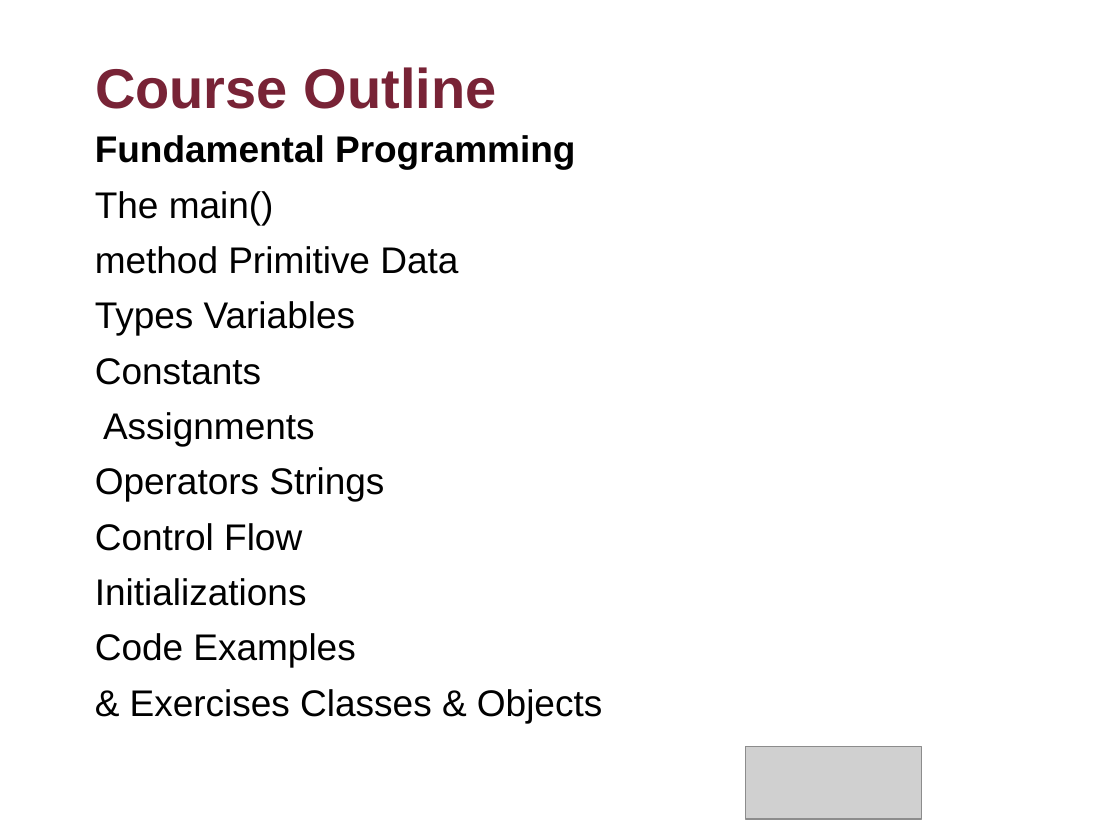
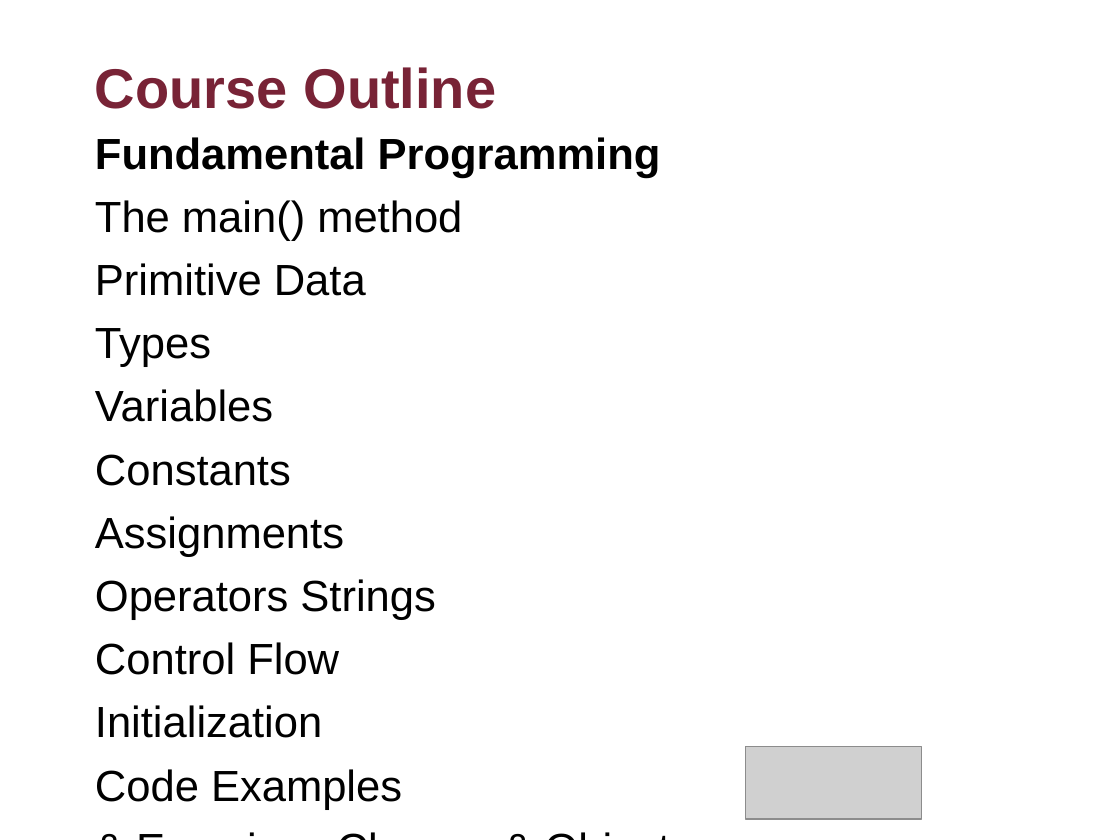
Before and after one commit to flyworker/java-workshop, a slide deck: slide 8 of Java Workshop-Concordia.ppt. Drawn at 1120x840 pixels with LibreOffice and Linux fonts; fonts in the diff are those of the drawing; grey boxes stand for pictures; background and template pictures are left out. Boxes give left, top, right and bottom in pixels: in the first picture for what was removed or moved away, otherwise in the second. Text is boxed around its words. In the diff, an @@ line names an element or a change of style, - is before the commit and + after.

```diff
--- a/Java Workshop-Concordia.ppt
+++ b/Java Workshop-Concordia.ppt
@@ text at [95,137,661,810]: size 23.8 to 28 pt in "Fundamental Programming", "Constants", "Assignments", "Operators Strings" and 3 more places @@
@@ text at [95,200,462,422]: text changed; size 23.8 to 28 pt @@
-The main()
-method Primitive Data
-Types Variables
+The main() method
+Primitive Data
+Types
+Variables
@@ text at [95,705,322,738]: text changed; size 23.8 to 28 pt @@
-Initializations
+Initialization
```
Also in this commit, not shown: 62 other slides changed.
